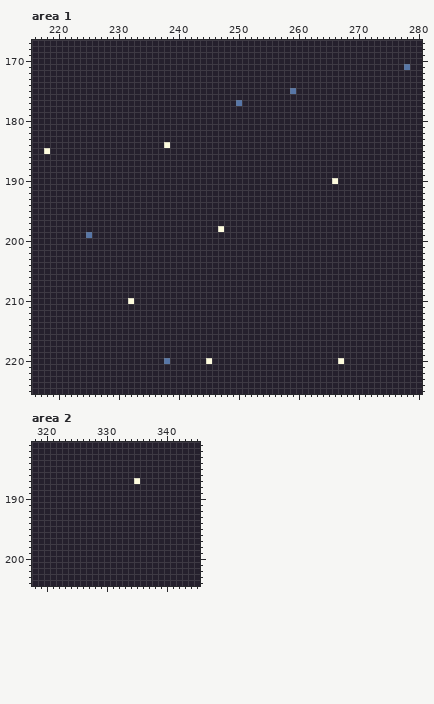
A pixel-art file gets an edit: Assets/Sprites/hub_bg.aseprite. The first picture shows the starting point.
384x320 pixels, 1 frame. Colours within 5 levels of each other are drawn and written as one. Shown: area 1: x 216..280, y 167..225; area 2: x 318..345, y 181..204. The commit also changed other parts of the picture, which this record leaves out.
And afterwards:
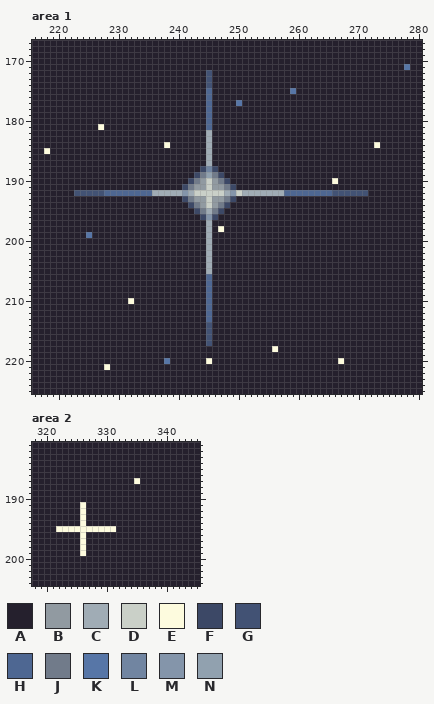
Palette (. is transparent): A #25202d  B #919aa1  C #a0acb5  D #cad0c8  E #fdfbde  F #3c4866  G #425274  H #4e6792  J #717b8a  K #5776a7  L #7185a1  M #8495aa  N #91a1af
Diff:
Area 1, layer "highlight":
The author changed colour A to colour B in row 190 at x 244 and 246; in row 191 at x 243 to 244 and 246 to 247; in row 193 at x 243 to 244 and 246 to 247; in row 194 at x 244 and 246.
The author changed colour A to colour C in rows 182 to 187 at x 245; in row 192 at x 236 to 240, 242, 248 and 251 to 257; in row 195 at x 245; in rows 197 to 205 at x 245.
The author changed colour A to colour D in rows 190 to 191 at x 245; in row 192 at x 243 to 247 and 250; in rows 193 to 194 at x 245.
The author changed colour A to colour E in row 181 at x 227; in row 184 at x 273; in row 218 at x 256; in row 221 at x 228.
The author changed colour A to colour F in row 188 at x 244 and 246; in row 189 at x 243 and 247; in row 190 at x 242 and 248; in row 191 at x 241 and 249; in row 193 at x 241 and 249; in row 194 at x 242 and 248.
The author changed colour A to colour F in row 195 at x 243 and 247; in row 196 at x 244 and 246.
The author changed colour A to colour G in rows 172 to 174 at x 245; in row 192 at x 223 to 227 and 266 to 271; in rows 214 to 217 at x 245.
The author changed colour A to colour H in rows 175 to 181 at x 245; in row 192 at x 228 to 235 and 258 to 265; in rows 206 to 213 at x 245.
The author changed colour A to colour J in row 189 at x 244 and 246; in row 190 at x 243 and 247; in row 191 at x 242 and 248; in row 193 at x 242 and 248; in row 194 at x 243 and 247; in row 195 at x 244 and 246.
The author changed colour A to colour L in row 188 at x 245.
The author changed colour A to colour M in row 192 at x 241 and 249; in row 196 at x 245.
The author changed colour A to colour N in row 189 at x 245.
Area 2, layer "highlight":
The author changed colour A to colour E in rows 191 to 194 at x 326; in row 195 at x 322 to 331; in rows 196 to 199 at x 326.
Where, in picture pixels (left, top, right, bottom), the same in both pictures:
changed: (74, 70, 368, 346)
changed: (374, 142, 380, 148)
changed: (272, 346, 278, 352)
changed: (104, 364, 110, 370)
changed: (56, 502, 116, 556)
